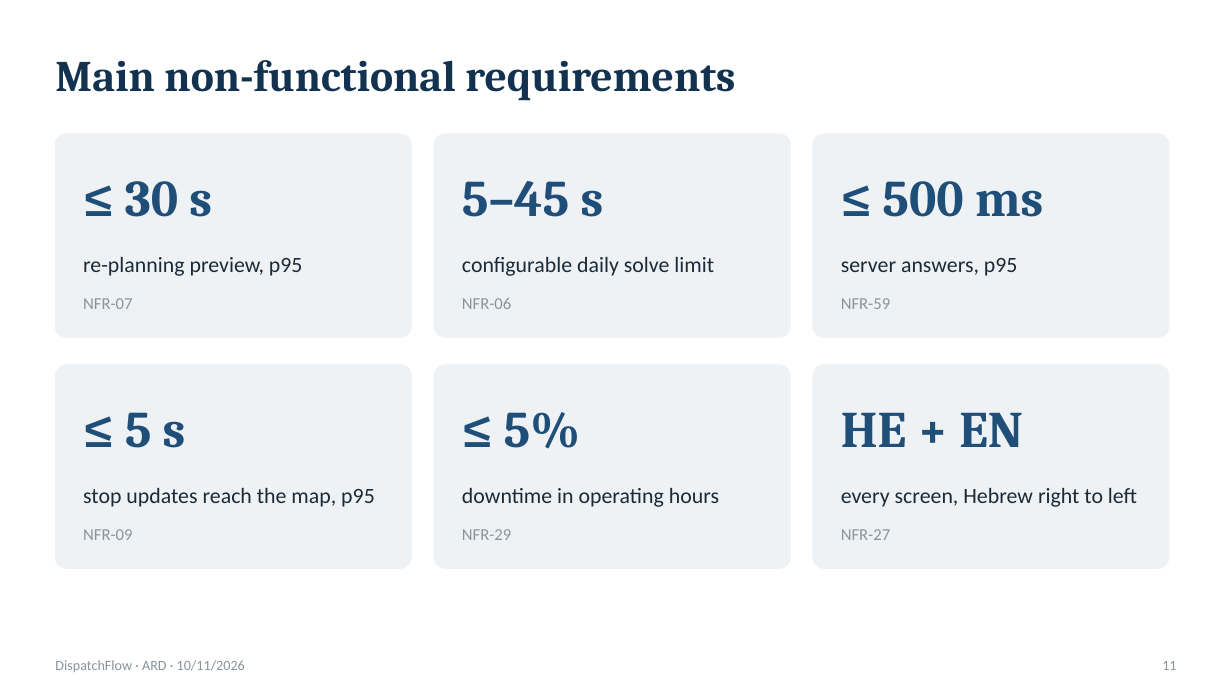
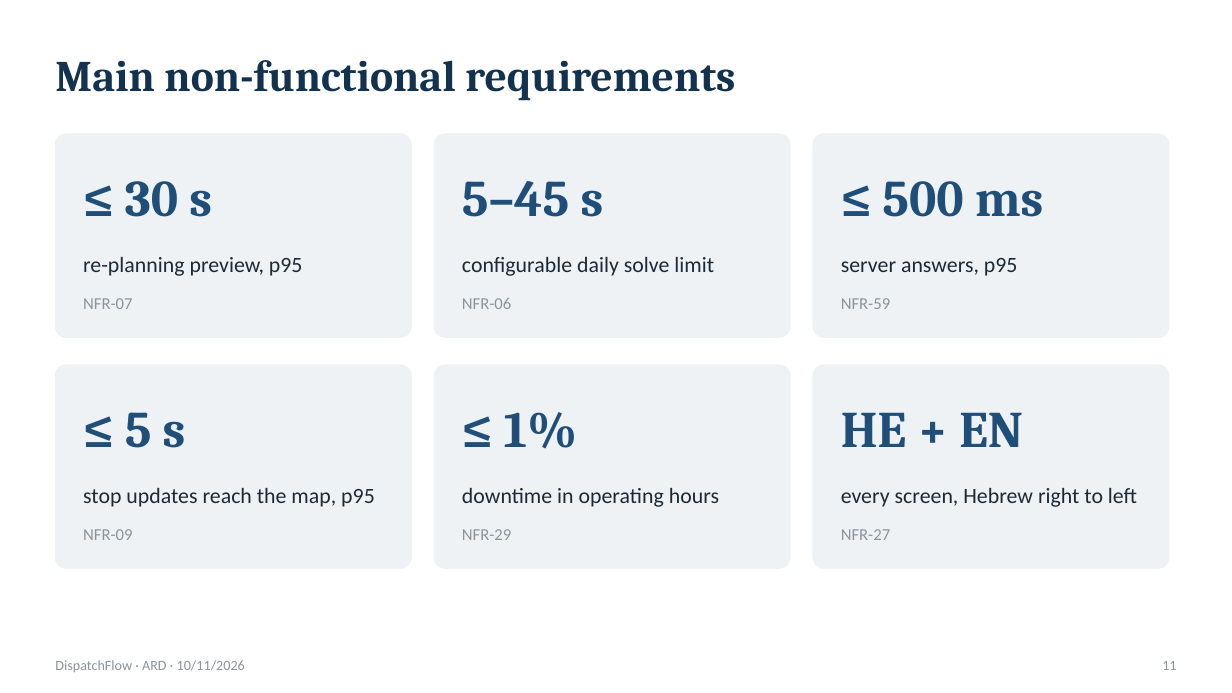
Before and after one commit to NaimElijah/DispatchFlow, a slide deck: slide 11 of docs/presentations/ARD/DispatchFlow_ARD_Presentation.pptx. Drawn at 1232x693 pixels with LibreOffice and Linux fonts; fonts in the diff are those of the drawing. Boxes give left, top, right and bottom in pixels: in the first picture for what was removed or moved away, otherwise in the second. Text is boxed around its words. In the diff, an @@ line names an element or a change of style, - is before the commit and + after.

```diff
--- a/docs/presentations/ARD/DispatchFlow_ARD_Presentation.pptx
+++ b/docs/presentations/ARD/DispatchFlow_ARD_Presentation.pptx
@@ text at <box>504,412,578,449</box>: text changed @@
-≤ 5%
+≤ 1%
```
Also in this commit, not shown: 4 other slides changed, 1 other file.
